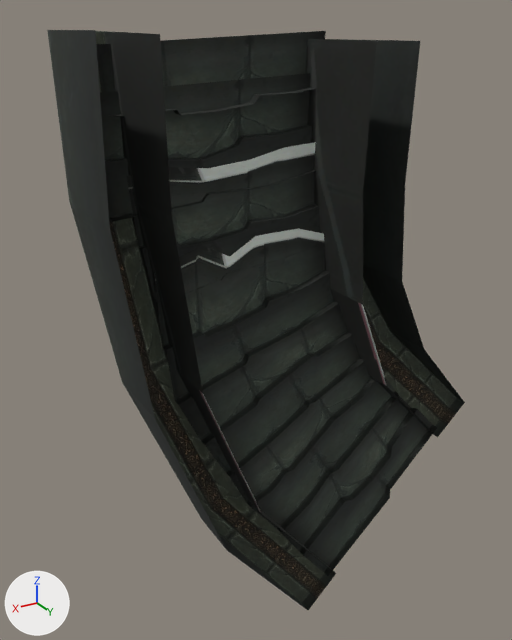
Two versions of the OBJ model sceneobjs/shenjie_fuben_01/shenjie_fuben_01_louti_1.obj, one commit apart.
The view is the same before and after, from a camera (50 mm lens) standing at (1106.0, 1473.0, 930.0) and looking at (79.0, -237.0, 75.0). Every picture has the same lights, and +X, +Y and +Z are marked at lower left. Where no turn or scale is listed for an object, it has been applied to the vertices.

The older version as bpy lines, for what is in view:
```python
me_shenjie_fuben_01_louti_1 = bpy.data.meshes.new('shenjie_fuben_01_louti_1')
me_shenjie_fuben_01_louti_1.from_pydata(...)  # 244 vertices, 350 faces; spans x -604.0..604.0, y -320.0..16.0, z -903.0..903.0
me_shenjie_fuben_01_louti_1.materials.append(mat_material_1)  # picture img_shenjie_fuben_01_louti_1_png
ob_shenjie_fuben_01_louti_1 = bpy.data.objects.new('shenjie_fuben_01_louti_1', me_shenjie_fuben_01_louti_1)
ob_shenjie_fuben_01_louti_1.location = (0.0, 0.0, 0.0)
```
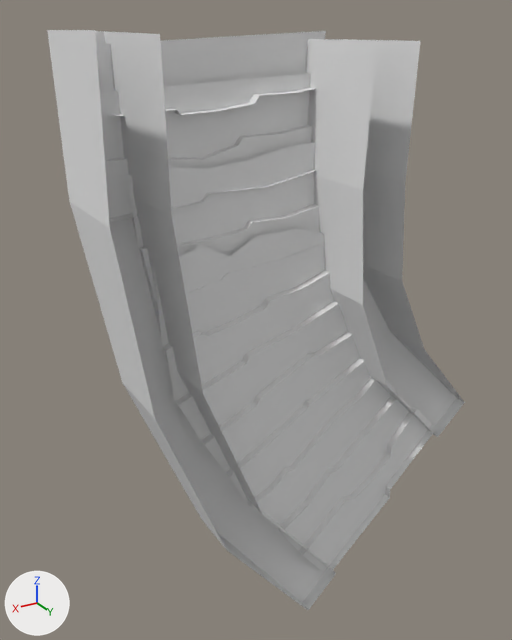
Pixel boxes [x1, y1, x2, y2] of what changed, in the pictures (512 x 640 px):
'shenjie_fuben_01_louti_1', recoloured (black to grey)
    both: [47, 30, 465, 610]

What the commit changed:
Material 'material_1' (mat_material_1_1) is new.
Its base color is (0.8, 0.8, 0.8) (white #e7e7e7).
Its roughness is 1.0.
me_shenjie_fuben_01_louti_1 has 244 vertices, 350 faces and spans x -604.0..604.0, y -320.0..16.0, z -903.0..903.0.
me_shenjie_fuben_01_louti_1 no longer uses material mat_material_1 (picture img_shenjie_fuben_01_louti_1_png).
me_shenjie_fuben_01_louti_1 now uses material mat_material_1_1 (white #e7e7e7).
